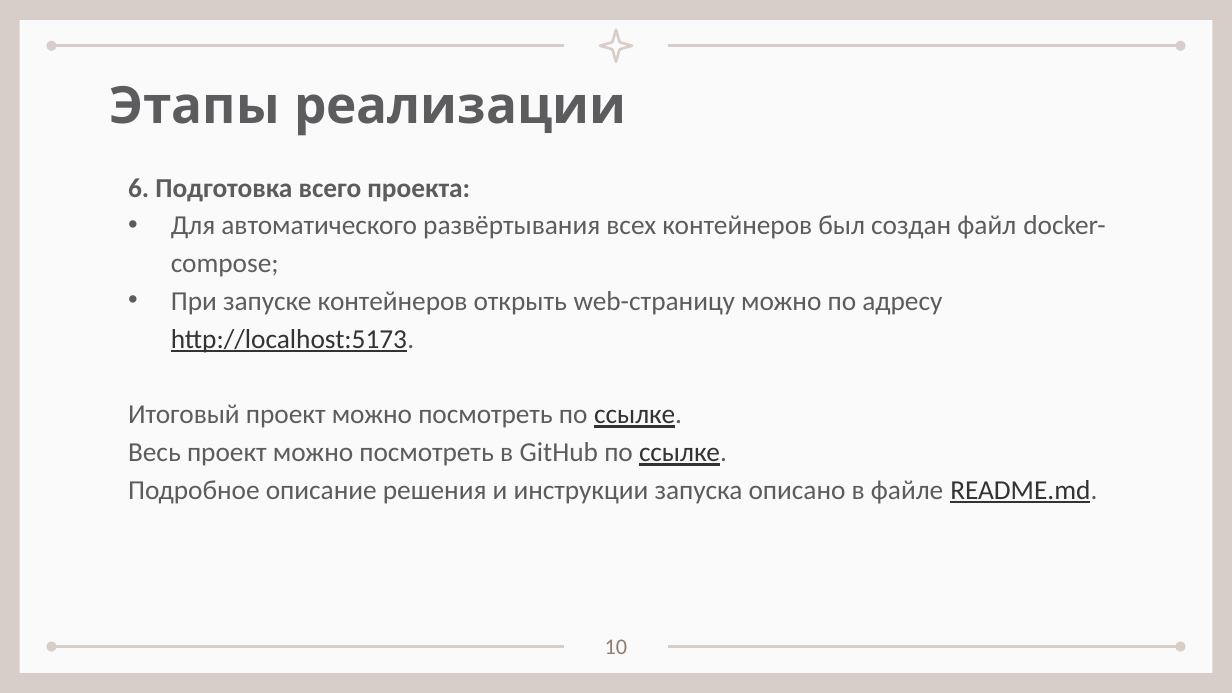
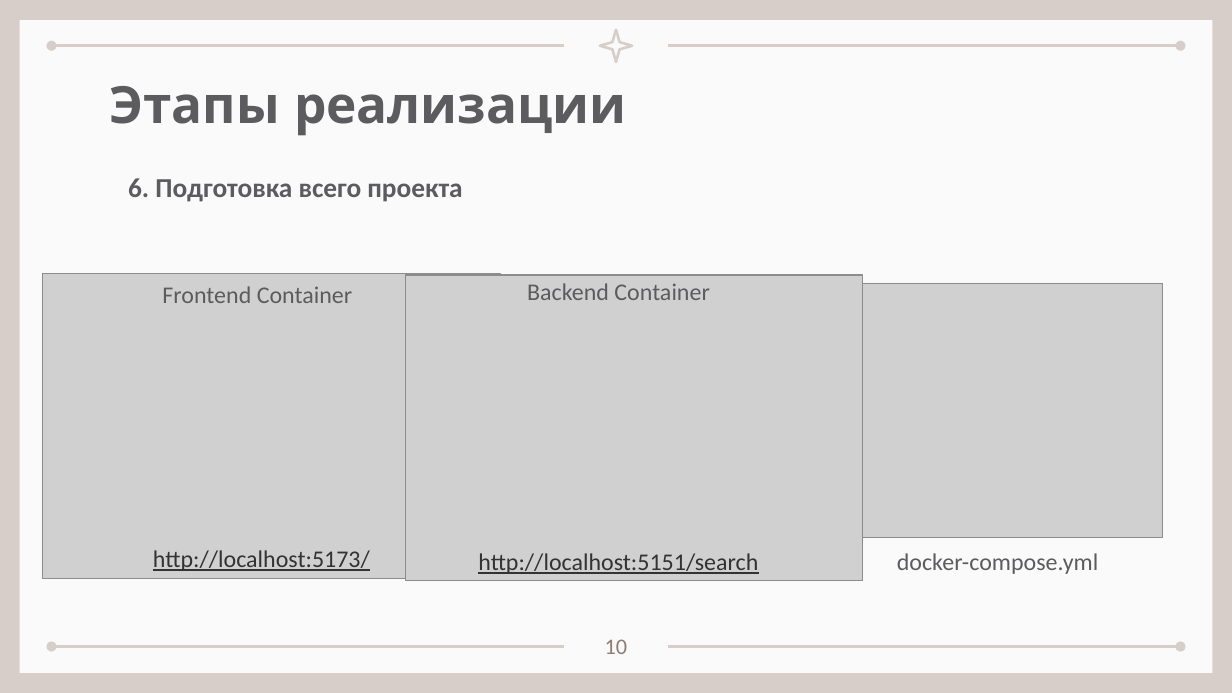
Before and after one commit to sevaTechoPark/BIDVA-hakaton, a slide deck: slide 10 of Защита проекта БИДВА май 2025.pptx. Drawn at 1232x693 pixels with LibreOffice and Linux fonts; fonts in the diff are those of the drawing; grey boxes stand for pictures. Boxes give left, top, right and bottom in pixels: in the first picture for what was removed or moved away, otherwise in the second. Text is boxed around its words. In the diff, an @@ line names an element or a change of style, - is before the commit and + after.

Commit message:
Update presentation

```diff
--- a/Защита проекта БИДВА май 2025.pptx
+++ b/Защита проекта БИДВА май 2025.pptx
@@ text at <box>128,178,462,202</box>: text changed; bold on @@
-6. Подготовка всего проекта:
-• Для автоматического развёртывания всех контейнеров был создан файл docker-compose;
-• При запуске контейнеров открыть web-страницу можно по адресу http://localhost:5173.
-Итоговый проект можно посмотреть по ссылке.
-Весь проект можно посмотреть в GitHub по ссылке.
-Подробное описание решения и инструкции запуска описано в файле README.md.
+6. Подготовка всего проекта
@@ picture added at <box>42,274,500,579</box> @@
@@ text added at <box>162,286,352,303</box>, 14 pt, text #5C5C5F @@
+Frontend Container
@@ picture added at <box>405,275,862,580</box> @@
@@ text added at <box>527,283,709,300</box>, 14 pt, text #5C5C5F @@
+Backend Container
@@ picture added at <box>862,283,1162,537</box> @@
@@ text added at <box>153,550,370,571</box>, 14 pt, text #333333, underline @@
+http://localhost:5173/
@@ text added at <box>478,553,758,574</box>, 14 pt, text #333333, underline @@
+http://localhost:5151/search
@@ text added at <box>897,553,1098,574</box>, 14 pt, text #5C5C5F @@
+docker-compose.yml
```
Also in this commit, not shown: 7 other slides changed, 3 slides added, 2 slides removed.
